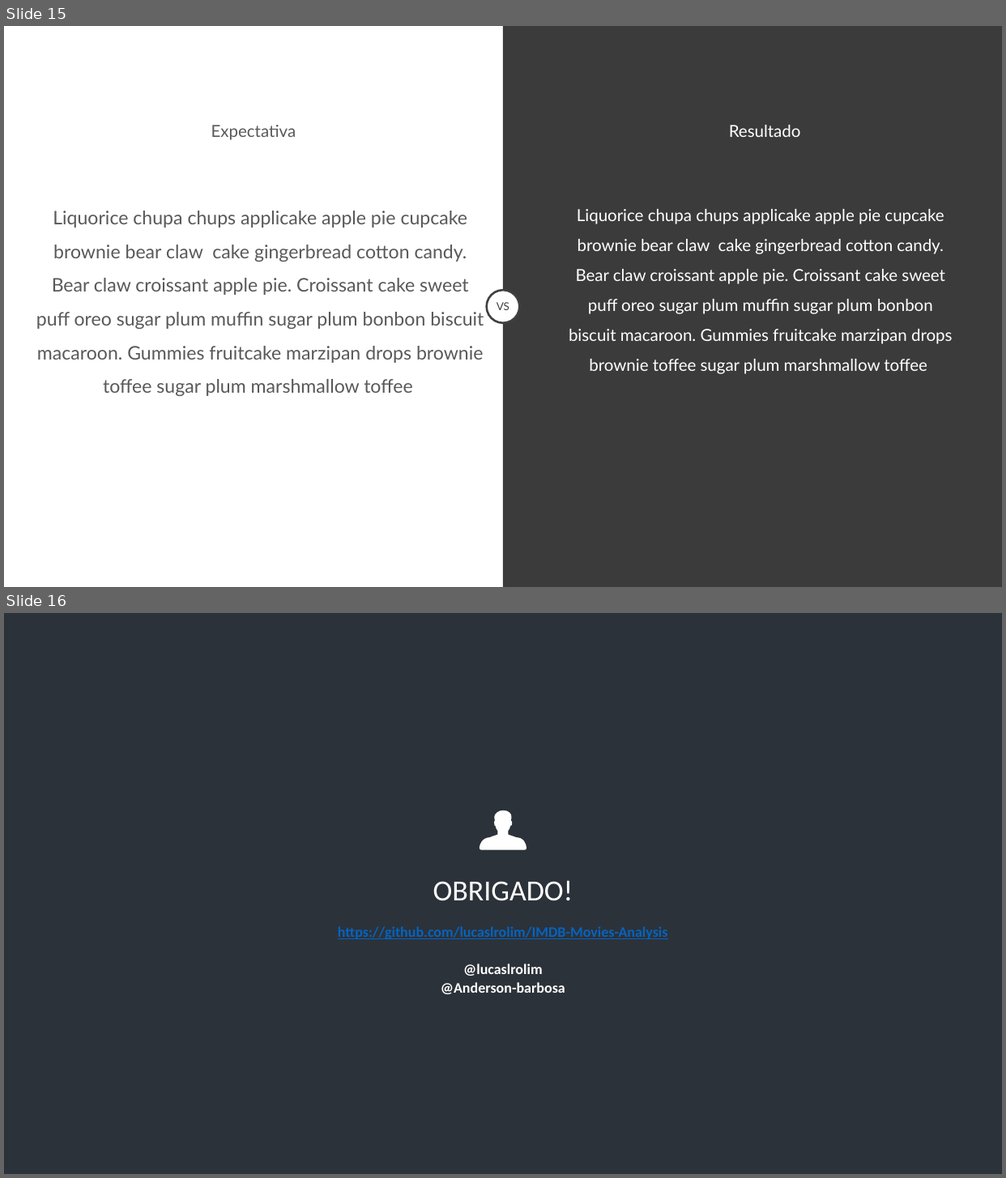
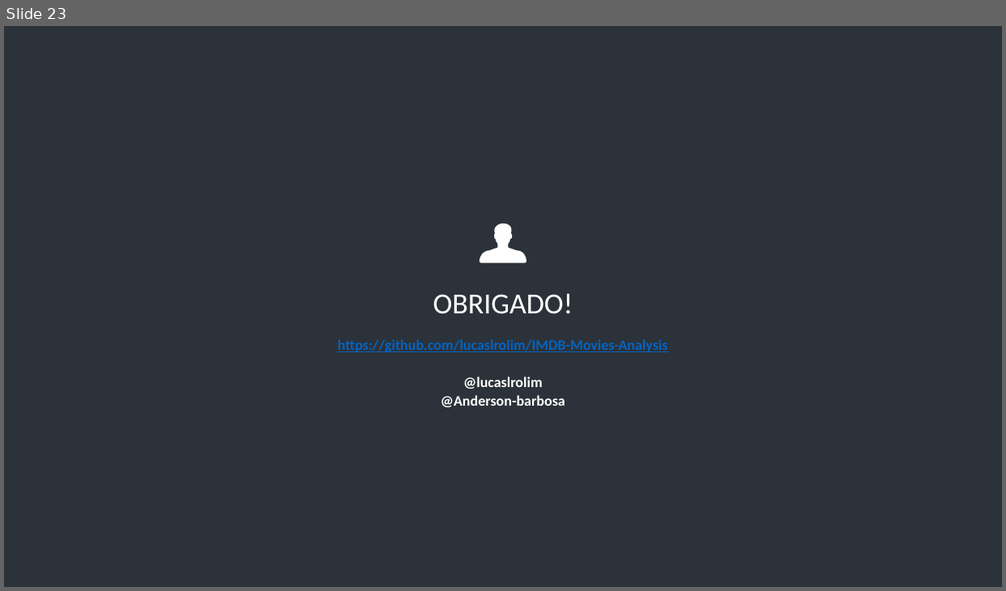
Before and after one commit to lucaslrolim/IMDB-Movies-Analysis, a slide deck: Apresentação.pptx. Shown one above the other, each under a label of ours: slides 15 and 16 before the commit, slide 23 after it. The pictures are 1006x1178 and 1006x591 pixels, drawn with LibreOffice and Linux fonts; fonts in the diff are those of the drawing. Boxes give left, top, right and bottom in pixels: in the first picture for what was removed or moved away, otherwise in the second. Text is boxed around its words. In the diff, an @@ line names an element or a change of style, - is before the commit and + after.

```diff
--- a/Apresentação.pptx
+++ b/Apresentação.pptx
@@ slide 15 removed at <box>4,26,1002,587</box>, background #FFFFFF @@
@@ rectangle removed at <box>4,26,484,587</box> @@
@@ rectangle removed at <box>503,26,1002,587</box> @@
@@ text removed at <box>211,125,296,140</box> @@
-Expectativa
@@ text removed at <box>729,125,801,137</box> @@
-Resultado
@@ text removed at <box>36,211,484,396</box> @@
-Liquorice chupa chups applicake apple pie cupcake brownie bear claw cake gingerbread cotton candy. Bear claw croissant apple pie. Croissant cake sweet puff oreo sugar plum muffin sugar plum bonbon biscuit macaroon. Gummies fruitcake marzipan drops brownie toffee sugar plum marshmallow toffee
@@ text removed at <box>569,209,952,374</box> @@
-Liquorice chupa chups applicake apple pie cupcake brownie bear claw cake gingerbread cotton candy. Bear claw croissant apple pie. Croissant cake sweet puff oreo sugar plum muffin sugar plum bonbon biscuit macaroon. Gummies fruitcake marzipan drops brownie toffee sugar plum marshmallow toffee
@@ ellipse removed at <box>487,290,520,323</box> @@
-VS
@@ what was slide 16 is now slide 23 @@
```
Also in this commit, not shown: 1 slide changed, 8 slides added, 42 other files.
